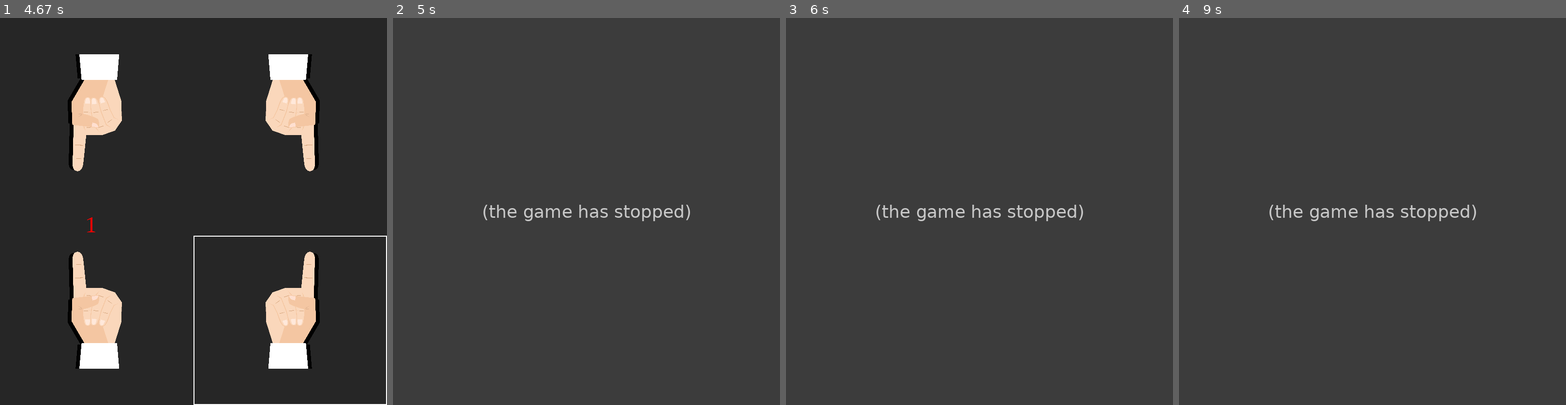
Above: before the commit, frames 1-4 (left to right).
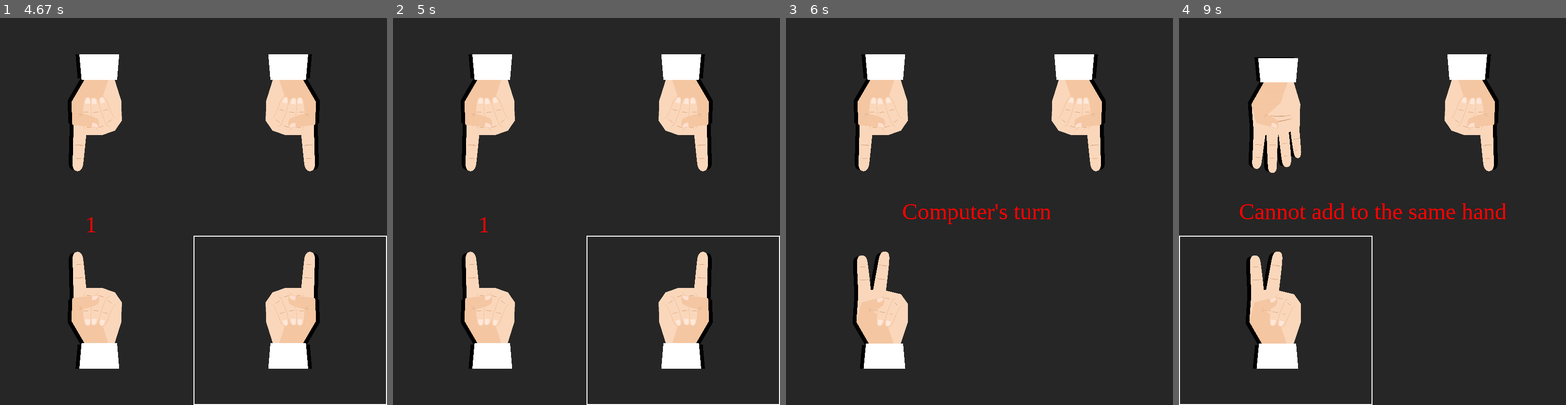
Above: after the commit, the same moments.

Repository: hey-its-archit/Chopsticks
Game: pygame game, started from main.py
Two runs of this game, one before a commit and one after it. Both use one fixed random seed, a clock stepped at 60 frames per second and the inputs below.
Inputs (mouse positions are in pixels of both pictures, inside the frame that each line leads up to):
- Up to frame 1 (4.67 s): click (193, 211) at 0.38 s; hold Right 0.67-1.3 s; type "an" at 1.88 s; type "n" at 2.08 s; tap Enter at 2.22 s; click (89, 130) at 2.48 s; click (201, 126) at 2.88 s; move the mouse to (294, 242) at 3.13 s; click (294, 242) at 3.38 s; move the mouse to (123, 312) at 3.77 s; click (123, 312) at 4.1 s; move the mouse to (212, 192) at 4.57 s
- Up to frame 2 (5 s): click (605, 192) at 4.95 s
- Up to frame 3 (6 s): move the mouse to (871, 261) at 5.47 s; click (871, 261) at 5.85 s
- Up to frame 4 (9 s): move the mouse to (1283, 219) at 6.37 s; click (1283, 219) at 6.68 s; move the mouse to (1295, 134) at 7.13 s; click (1295, 134) at 7.37 s; click (1438, 339) at 7.9 s; move the mouse to (1345, 319) at 8.2 s; click (1345, 319) at 8.35 s; click (1333, 273) at 8.87 s

Frame 1 is identical in both runs. In frame 2, 13% of the frame differs, in the area x 17-100%, y 9-100%; in frame 3, 9.8%; in frame 4, 11%.
Error before the commit: TypeError: unsupported operand type(s) for +=: 'int' and 'NoneType' (main.py line 92); the game stopped at 4.95 s (later frames are placeholders)

Commit message:
changed get_switch_options to add a pygame loop within function

Diff:
--- a/main.py
+++ b/main.py
@@ -5,6 +5,7 @@
 import time
 import fingers
 import pygame
+import sys
 from pygame.locals import *
 
 
@@ -169,7 +170,6 @@
         self.font = pygame.font.SysFont('timesnewroman', self.font_size)
 
     def runner(self, board, players):  # remove later
-        # player_names = ['Archit', 'AI']  # IMPORTANT REMOVE LATER
         players.switch_player()
         if board.rotate:
             board.rotate_board()
@@ -263,12 +263,24 @@
         pygame.display.flip()
 
     def get_switch_move(self, options):
-        mouse_position = pygame.mouse.get_pos()
-        offset = 0
-        amount_clicked_index = int(
-            (mouse_position[0] - (self.size[0] / 4 - offset)) / self.font_size)
-        if 0 <= amount_clicked_index <= len(options) - 1:
-            return options[amount_clicked_index]
+        stop = False
+        amount_clicked_index = 0
+        self.draw_amounts(options)
+        while not stop:
+            events = pygame.event.get()
+            for event in events:
+                offset = 0
+                if event.type == pygame.QUIT:
+                    pygame.quit()
+                    sys.exit()
+                elif event.type == MOUSEBUTTONDOWN:
+                    mouse_position = pygame.mouse.get_pos()
+                    amount_clicked_index = int((mouse_position[0] - (self.size[0] / 4 - offset)) / self.font_size)
+                    if 0 <= amount_clicked_index <= len(options) - 1:
+                        stop = True
+                        break
+
+        return options[amount_clicked_index]
 
 
 def list_moves(board, player):
@@ -369,7 +381,6 @@
     window.screen.fill(background)
     click = undo_click = 1
     undo_points = copy.deepcopy(logic.points)
-    select_amount = False
     state = "MAIN MENU"
 
     counter = 0
@@ -414,21 +425,16 @@
         right_click = 3
 
         for event in events:
-
-            if state == "GAME OVER":
-                print("GAME OVER")
-                state = ""
-
             if event.type == pygame.QUIT:
-                print(event)
-                stop = True
-
-            elif state == "INGAME":
-                if event.type == pygame.QUIT:
-                    print(event)
-                    stop = True
-                elif event.type == MOUSEBUTTONDOWN:
-
+                pygame.quit()
+                sys.exit()
+            if event.type == MOUSEBUTTONDOWN:
+
+                if state == "GAME OVER":
+                    print("GAME OVER")
+                    state = ""
+
+                if state == "INGAME":
                     if event.button == left_click:
                         window.draw_points(board)
                         mouse_position = pygame.mouse.get_pos()
@@ -438,50 +444,41 @@
 
                         print('og')
                         print(undo_points)
-
-                        if select_amount:
-
-                            move.value = board.window.get_switch_move(move.options)
-                            move.make_move(board)  # make a function for this ??!!??
-                            window.draw_points(board)
-                            # board.rotate_board()
-                            click = 1
-
-                            select_amount = False
-                            window.runner(board, players)
-                        else:
-                            if click == 1:
-                                move = Move(None, None, None)
-                                move.hand_from = [int(_) for _ in mouse_quadrant]
+                        if click == 1:
+                            move = Move(None, None, None)
+                            move.hand_from = [int(_) for _ in mouse_quadrant]
+                            if move.is_valid(click, board, window):
+                                window.highlight(move.hand_from)
+                                click = 2
+
+                        elif click == 2:
+                            window.highlight(move.hand_from)
+                            move.hand_to = [int(_) for _ in mouse_quadrant]
+                            if move.hand_to[0] == move.hand_from[0]:  # make work with rotate off
+                                move.options = move.get_switch_options(board)
                                 if move.is_valid(click, board, window):
-                                    window.highlight(move.hand_from)
-                                    click = 2
-
-                            elif click == 2:
-                                window.highlight(move.hand_from)
-                                move.hand_to = [int(_) for _ in mouse_quadrant]
-                                if move.hand_to[0] == move.hand_from[0]:  # make work with rotate off
-                                    move.options = move.get_switch_options(board)
-                                    if move.is_valid(click, board, window):
-                                        board.window.draw_amounts(move.options)
-                                        select_amount = True
-
-                                else:
-                                    if move.is_valid(click, board, window):
-                                        move.make_move(board)  # make a function for this ??!!??
-                                        window.draw_points(board)
-
-                                        if board.game_over()[0]:
-                                            window.type(players.names[board.game_over()[1]] + ' win\'s')
-                                            state = 'GAME OVER'
-                                            continue
-
-                                        click = 1
-
-                                        window.runner(board, players)
-
-                    elif event.button == right_click:
-                        pass
+                                    move.value = board.window.get_switch_move(move.options)
+                                    move.make_move(board)  # make a function for this ??!!??
+                                    window.draw_points(board)
+                                    # board.rotate_board()
+                                    click = 1
+                                    window.runner(board, players)
+                            else:
+                                if move.is_valid(click, board, window):
+                                    move.make_move(board)  # make a function for this ??!!??
+                                    window.draw_points(board)
+
+                                    if board.game_over()[0]:
+                                        window.type(players.names[board.game_over()[1]] + ' win\'s')
+                                        state = 'GAME OVER'
+                                        continue
+
+                                    click = 1
+
+                                    window.runner(board, players)
+
+                        # elif event.button == right_click:
+                        #     pass
 
 
 PLAYER_1 = 0
